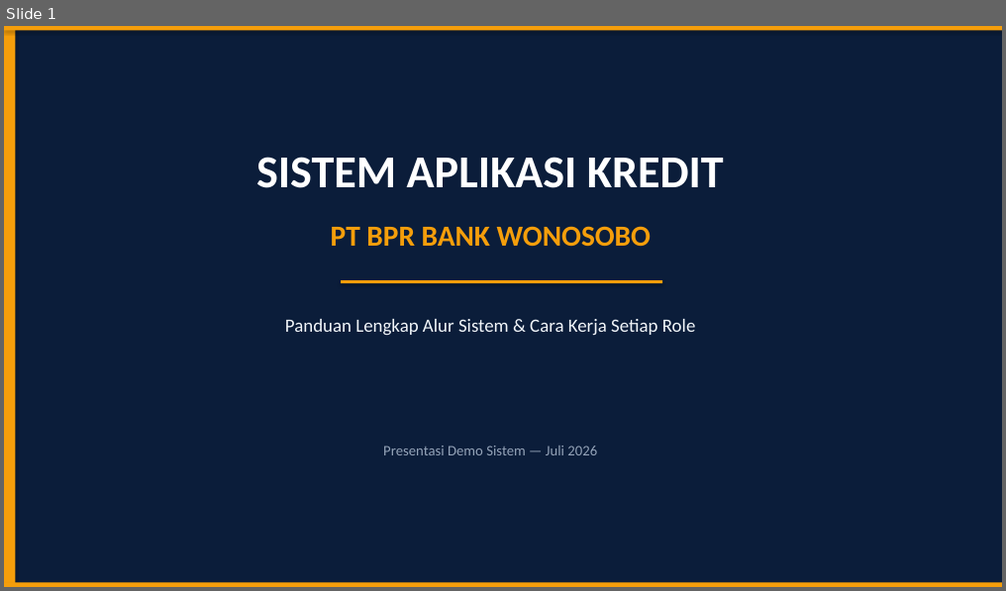
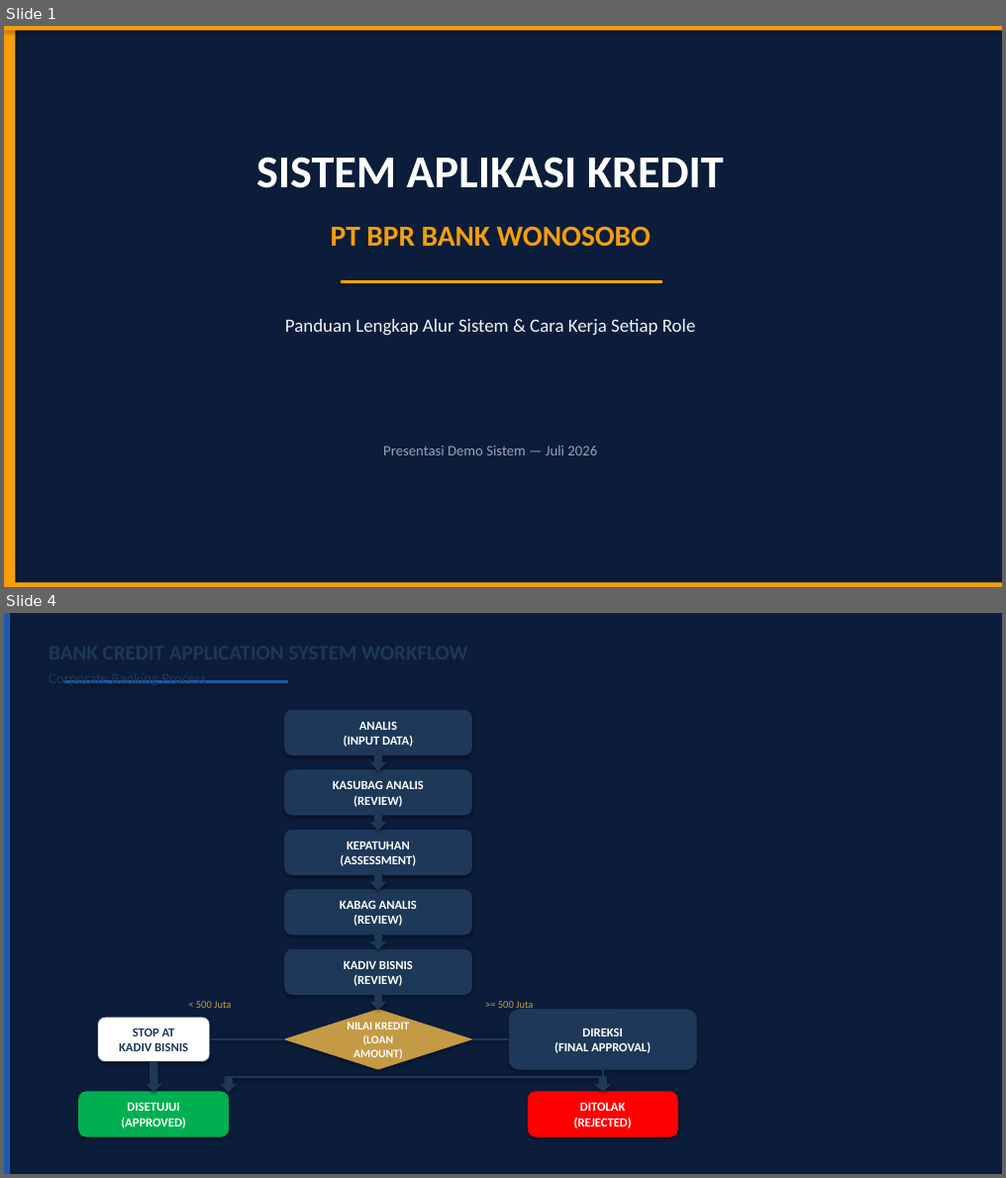
Before and after one commit to Rafiadi28/andrian, a slide deck: Presentasi_Sistem_Kredit_BPR_Wonosobo.pptx. Shown one above the other, each under a label of ours: slide 1 before the commit, slides 1 and 4 after it; the slides between them are not shown. The pictures are 1006x591 and 1006x1178 pixels, drawn with LibreOffice and Linux fonts; fonts in the diff are those of the drawing. Boxes give left, top, right and bottom in pixels: in the first picture for what was removed or moved away, otherwise in the second. Text is boxed around its words. In the diff, an @@ line names an element or a change of style, - is before the commit and + after.

```diff
--- a/Presentasi_Sistem_Kredit_BPR_Wonosobo.pptx
+++ b/Presentasi_Sistem_Kredit_BPR_Wonosobo.pptx
@@ slide 4 added at [4, 613, 1002, 1174], background #0B1D3A @@
@@ rectangle added at [4, 613, 10, 1174], fill #1E5AA8 @@
@@ text added at [49, 680, 206, 683], 14 pt, text #1D3858 @@
+Corporate Banking Process
@@ rectangle added at [63, 680, 288, 683], fill #1E5AA8 @@
@@ rounded rectangle added at [285, 710, 472, 756], fill #1D3858, outline #1D3858 0.75 pt, 12 pt, text #FFFFFF, bold @@
+ANALIS
+(INPUT DATA)
@@ down arrow added at [371, 756, 386, 770], fill #1D3858, outline #1D3858 0.75 pt @@
@@ rounded rectangle added at [285, 770, 472, 815], fill #1D3858, outline #1D3858 0.75 pt, 12 pt, text #FFFFFF, bold @@
+KASUBAG ANALIS
+(REVIEW)
@@ down arrow added at [371, 815, 386, 830], fill #1D3858, outline #1D3858 0.75 pt @@
@@ rounded rectangle added at [285, 830, 472, 875], fill #1D3858, outline #1D3858 0.75 pt, 12 pt, text #FFFFFF, bold @@
+KEPATUHAN
+(ASSESSMENT)
@@ down arrow added at [371, 875, 386, 890], fill #1D3858, outline #1D3858 0.75 pt @@
@@ rounded rectangle added at [285, 890, 472, 935], fill #1D3858, outline #1D3858 0.75 pt, 12 pt, text #FFFFFF, bold @@
+KABAG ANALIS
+(REVIEW)
@@ down arrow added at [371, 935, 386, 950], fill #1D3858, outline #1D3858 0.75 pt @@
@@ rounded rectangle added at [285, 950, 472, 995], fill #1D3858, outline #1D3858 0.75 pt, 12 pt, text #FFFFFF, bold @@
+KADIV BISNIS
+(REVIEW)
@@ down arrow added at [371, 995, 386, 1010], fill #1D3858, outline #1D3858 0.75 pt @@
@@ rounded rectangle added at [98, 1017, 210, 1062], fill #FFFFFF, outline #1D3858 0.75 pt, 12 pt, text #1D3858, bold @@
+STOP AT
+KADIV BISNIS
@@ text added at [196, 1001, 231, 1008], 10 pt, text #C49A45 @@
+< 500 Juta
@@ diamond added at [285, 1010, 472, 1069], fill #C49A45, outline #C49A45 0.75 pt, 11 pt, text #FFFFFF, bold @@
+NILAI KREDIT
+(LOAN AMOUNT)
@@ text added at [498, 1001, 533, 1008], 10 pt, text #C49A45 @@
+>= 500 Juta
@@ rounded rectangle added at [509, 1010, 696, 1069], fill #1D3858, outline #1D3858 0.75 pt, 12 pt, text #FFFFFF, bold @@
+DIREKSI
+(FINAL APPROVAL)
@@ line added from (285, 1040) to (210, 1040), #1D3858 2 pt @@
@@ line added from (472, 1040) to (509, 1040), #1D3858 2 pt @@
@@ down arrow added at [147, 1062, 161, 1092], fill #1D3858, outline #1D3858 0.75 pt @@
@@ down arrow added at [221, 1077, 236, 1092], fill #1D3858, outline #1D3858 0.75 pt @@
@@ line added from (603, 1077) to (229, 1077), #1D3858 2 pt @@
@@ down arrow added at [595, 1077, 611, 1092], fill #1D3858, outline #1D3858 0.75 pt @@
@@ line added from (603, 1069) to (603, 1077), #1D3858 2 pt @@
@@ line added from (603, 1077) to (603, 1077), #1D3858 2 pt @@
@@ rounded rectangle added at [79, 1092, 229, 1137], fill #00B050, outline #00B050 0.75 pt, 12 pt, text #FFFFFF, bold @@
+DISETUJUI
+(APPROVED)
@@ rounded rectangle added at [528, 1092, 678, 1137], fill #FF0000, outline #FF0000 0.75 pt, 12 pt, text #FFFFFF, bold @@
+DITOLAK
+(REJECTED)
```
Also in this commit, not shown: 12 slides changed, 1 slide removed, 15 other files.
